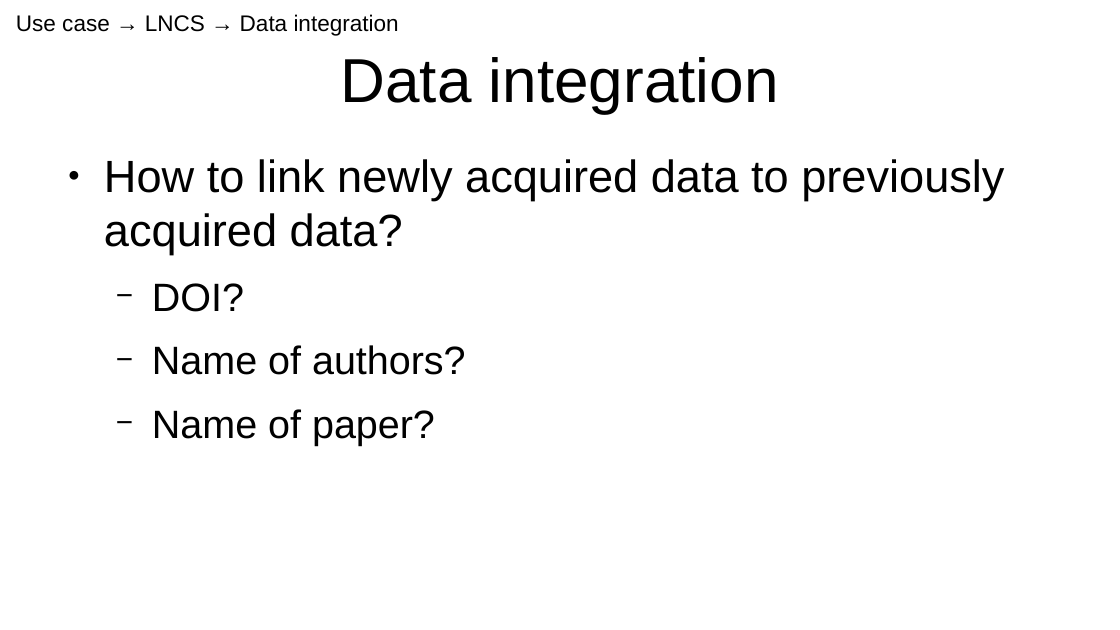
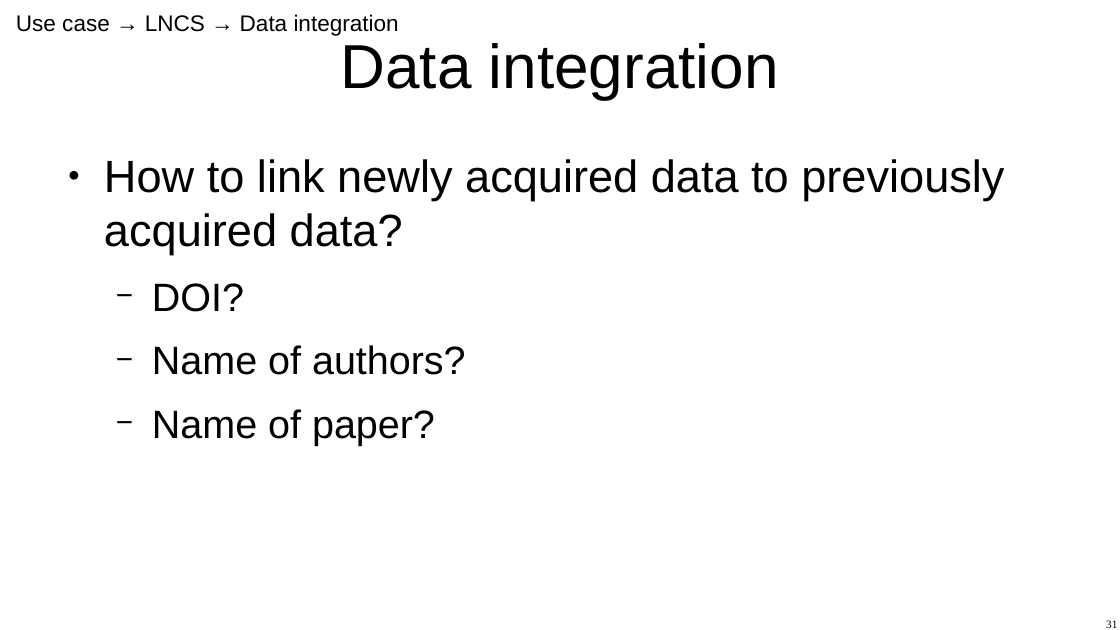
Before and after one commit to XibrenX/MasterThesis, a slide deck: slide 31 of slides/presentatie.odp (slide 27 before the commit). Drawn at 1120x630 pixels with LibreOffice and Linux fonts; fonts in the diff are those of the drawing. Boxes give left, top, right and bottom in pixels: in the first picture for what was removed or moved away, otherwise in the second. Text is boxed around its words. In the diff, an @@ line names an element or a change of style, - is before the commit and + after.

```diff
--- a/slides/presentatie.odp
+++ b/slides/presentatie.odp
@@ title "Data integration": place and size @@
-title "Data integration" at [341,57,779,113]
+title "Data integration" at [341,43,779,99]
@@ page number added at [1106,620,1117,628], 8 pt, text #000000 @@
+31
```
Also in this commit, not shown: 34 other slides changed, 7 slides added, 1 slide removed, 5 other files.
